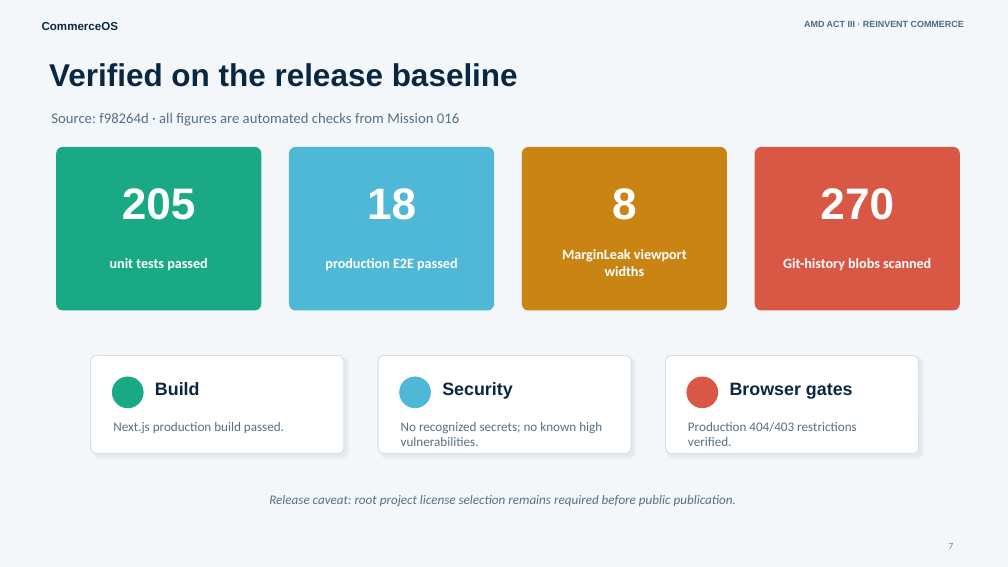
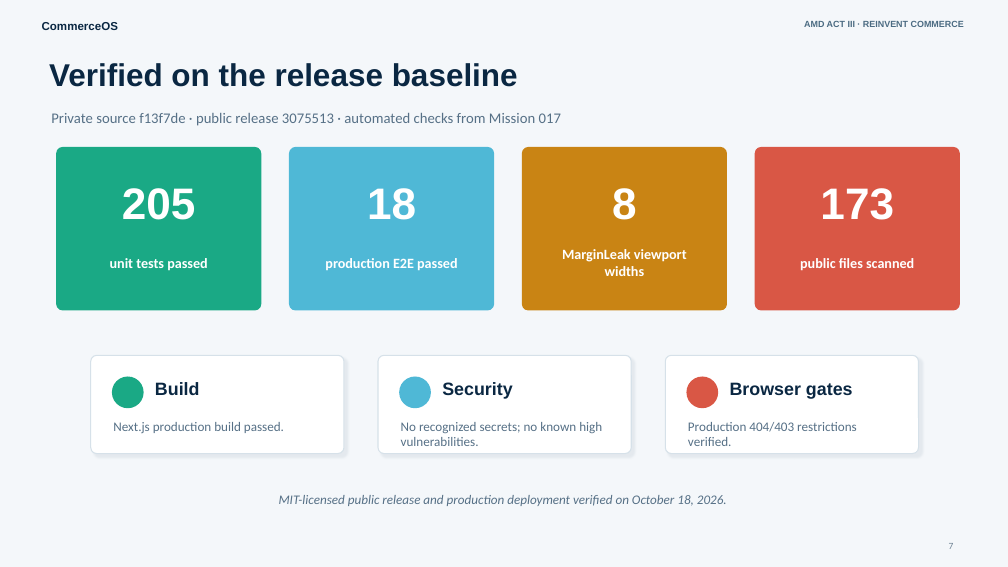
Before and after one commit to Rizvee355/CommerceOS-ACTIII, a slide deck: slide 7 of submission-assets/CommerceOS-ACT-III-Pitch.pptx. Drawn at 1008x567 pixels with LibreOffice and Linux fonts; fonts in the diff are those of the drawing. Boxes give left, top, right and bottom in pixels: in the first picture for what was removed or moved away, otherwise in the second. Text is boxed around its words. In the diff, an @@ line names an element or a change of style, - is before the commit and + after.

Commit message:
docs: refresh verified release presentation

```diff
--- a/submission-assets/CommerceOS-ACT-III-Pitch.pptx
+++ b/submission-assets/CommerceOS-ACT-III-Pitch.pptx
@@ text at (51,113,561,126): text changed @@
-Source: f98264d · all figures are automated checks from Mission 016
+Private source f13f7de · public release 3075513 · automated checks from Mission 017
@@ text at (820,188,894,220): text changed @@
-270
+173
@@ text at (800,258,914,271): text changed @@
-Git-history blobs scanned
+public files scanned
@@ text at (279,495,727,506): text changed @@
-Release caveat: root project license selection remains required before public publication.
+MIT-licensed public release and production deployment verified on October 18, 2026.
```
Also in this commit, not shown: 1 other slide changed, 2 other files.
